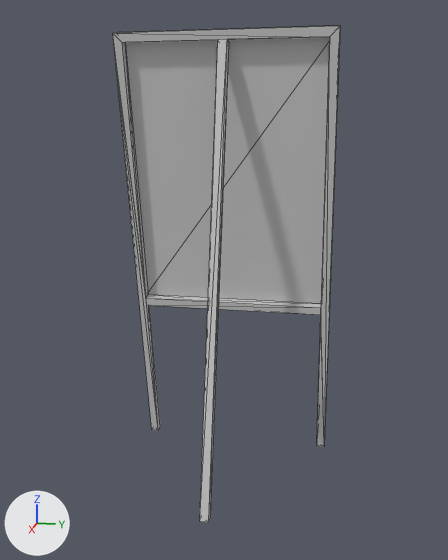
A saved change to the FBX model Resources/gr_rallySignal.FBX.
Rendered twice from a 50 mm camera at (1.732, 0.342, 0.348) aimed at (0.054, 0.006, -0.072). Arrows for +X, +Y and +Z are at lower left; the lights stay in place. Mesh edges are drawn as thin lines.

Names of what the first picture shows: 'gr_rallySignal'.
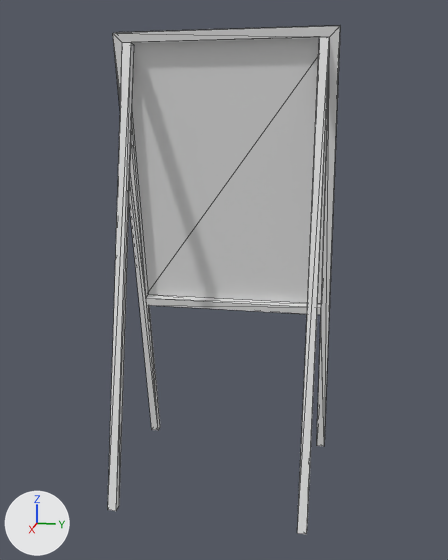
Where the change shows, as pixel boxes (x1, y1, x2, y2) in the pictures (448 x 560 px; the box of a moved part takes in the faces that stretch with it):
```json
{"object": "gr_rallySignal", "change": "recoloured, reshaped", "before": [113, 26, 340, 522], "after": [108, 26, 340, 534]}
{"part": 1, "of": "me_mesh", "change": "added", "after": [297, 37, 329, 534]}
{"part": 2, "of": "me_mesh", "change": "moved or reshaped", "before": [200, 40, 229, 522], "after": [108, 43, 134, 511]}
```

The change, as JSON lines over the scene's bpy script:
```json
{"op": "set", "path": "mat_defaultmaterial.base_color", "old": "(0.6, 0.6, 0.6)", "new": "(0.8, 0.8, 0.8)", "note": "light grey #cbcbcb -> white #e7e7e7"}
{"block": "me_mesh", "where": "me_mesh.from_pydata(...)  # 40 vertices, 72 faces; spans x -0.203..0.298, y -0.3..0.3, z -0.685..0.602"}
{"block": "me_mesh", "where": "# used by ob_gr_rallysignal; location = (0.0, 0.0, 0.0)"}
{"block": "me_mesh", "where": "# verts and faces of me_mesh; kept vertices keep their numbers, new ones are numbered from 40"}
{"block": "me_mesh", "where": "# before: 32 (0.298, 0.012, -0.685) at pixel (208, 522), 33 (0.298, -0.013, -0.685) at pixel (199, 521), 34 (0.274, -0.013, -0.685), 35 (0.274, 0.012, -0.685) at pixel (210, 516), 36 (0.043, 0.012, 0.569) at pixel (227, 39)"}
{"block": "me_mesh", "where": "# before: 37 (0.019, 0.012, 0.565) at pixel (229, 42), 38 (0.019, -0.013, 0.565), 39 (0.043, -0.013, 0.569) at pixel (217, 40)"}
{"block": "me_mesh", "change": "me_mesh part 1: the loose piece of 8 vertices spanning x 0.019..0.298, y -0.013..0.012, z -0.685..0.569 is copied, and the copy is moved by (0.0, 0.263, 0.0); it spans x 0.019..0.298, y 0.25..0.275, z -0.685..0.569"}
{"block": "me_mesh", "change": "me_mesh part 2"}
{"op": "add", "block": "me_mesh", "code": "for i in [*range(32, 40)]: verts[i] += (0.0, -0.262, 0.0)"}
```
